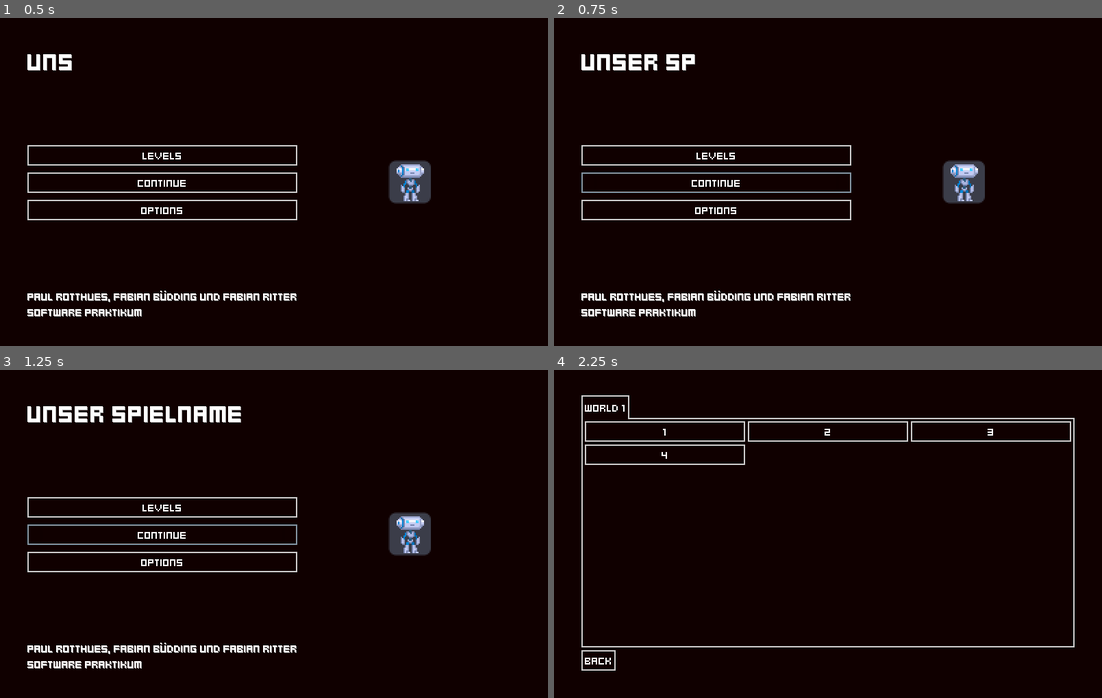
Above: before the commit, frames 1-4 (two rows, left to right).
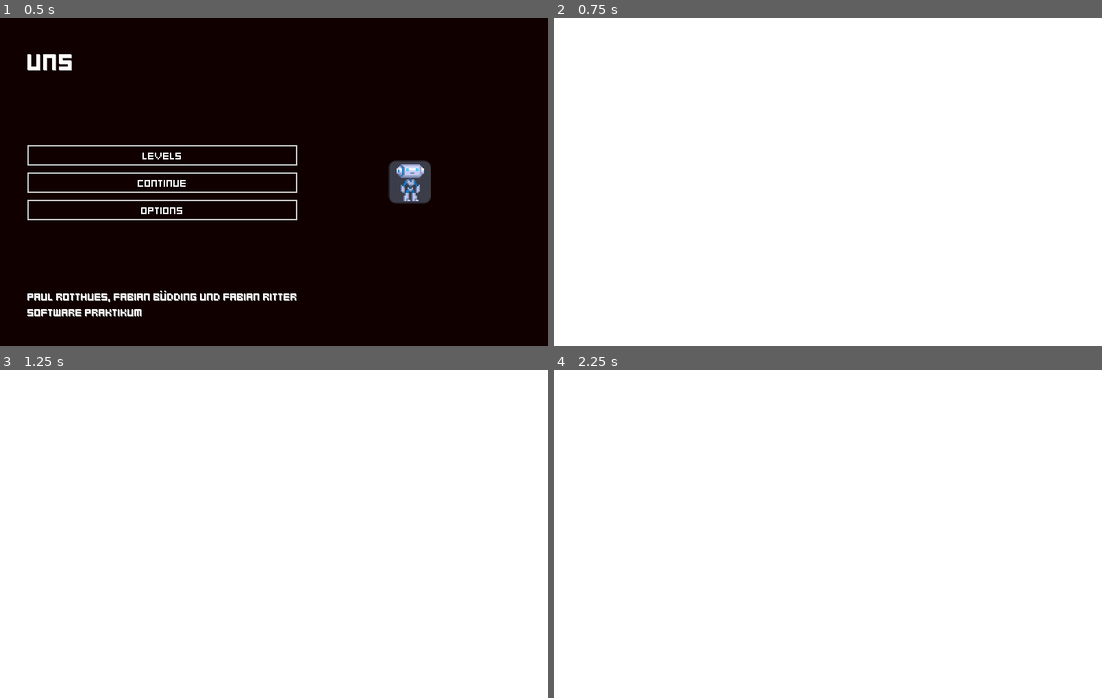
Above: after the commit, the same moments.

Repository: p-rott/Platformer
Game: Godot game, scene res://src/Startscreen/Startscreen.tscn
Same seed, same stepped clock (60 frames per second), same inputs: the game is played once before the commit and once after it.
Inputs (mouse positions are in pixels of both pictures, inside the frame that each line leads up to):
- Up to frame 1 (0.5 s): no input
- Up to frame 2 (0.75 s): click "Continue" at 0.5 s
- Up to frame 3 (1.25 s): no input
- Up to frame 4 (2.25 s): click (718, 534) at 1.25 s, where only the run before the commit has a clickable "Continue"; click (718, 507) at 2 s, where only the run before the commit has a clickable "Levels"

Frame 1 is identical in both runs. In frame 2, 99% of the frame differs, in the area x 0-100%, y 0-100%; in frame 3, 98%; in frame 4, 100%.

Commit message:
added level switch and end screen beta

Diff:
--- a/src/Actors/Player.gd
+++ b/src/Actors/Player.gd
@@ -33,6 +33,7 @@
 onready var sprite = $Sprite
 onready var trail = $Trail
 onready var puff = $Puff
+
 func _ready():
 	coyote_time_s = coyote_time_ms / 1000.0
 	var camera: Camera2D = $Camera
--- a/src/Autoload/Global.gd
+++ b/src/Autoload/Global.gd
@@ -24,6 +24,7 @@
 	get_node("/root").add_child(startscreen.instance())
 
 func goto_scene(path): # Game requests to switch to this scene.
+	print("goto_scene(path):" + path)
 	var root = get_tree().get_root()
 	current_scene = root.get_child(root.get_child_count() - 1)
 	loader = ResourceLoader.load_interactive(path)
@@ -31,12 +32,9 @@
 		#loader.show_error()
 		return
 	set_process(true)
-
 	current_scene.queue_free() # Get rid of the old scene.
-
 	# Start your "loading..." animation.
 	get_node("/root").add_child(loadingscreen.instance())
-
 	wait_frames = 1
 
 func _process(_time):
@@ -64,7 +62,7 @@
 		elif err == OK:
 			update_progress()
 		else: # Error during loading.
-			#show_error()
+			print("Error loading scene")
 			loader = null
 			break
 
--- a/src/Level/Level.gd
+++ /dev/null
@@ -1,15 +0,0 @@
-extends Node2D
-
-const LIMIT_LEFT = -315
-const LIMIT_TOP = -250
-const LIMIT_RIGHT = 955
-const LIMIT_BOTTOM = 690
-
-func _ready():
-	for child in get_children():
-		if child is Player:
-			var camera = child.get_node("Camera")
-			camera.limit_left = LIMIT_LEFT
-			camera.limit_top = LIMIT_TOP
-			camera.limit_right = LIMIT_RIGHT
-			camera.limit_bottom = LIMIT_BOTTOM
--- a/src/Level/Level.tscn
+++ b/src/Level/Level.tscn
@@ -4,14 +4,32 @@
 [ext_resource path="res://src/Actors/Enemy.tscn" type="PackedScene" id=2]
 [ext_resource path="res://src/Platforms/Platform.tscn" type="PackedScene" id=3]
 [ext_resource path="res://src/Objects/Coin.tscn" type="PackedScene" id=4]
-[ext_resource path="res://src/Level/Level.gd" type="Script" id=5]
 [ext_resource path="res://assets/art/platforms/moving_platform.png" type="Texture" id=6]
 [ext_resource path="res://src/Level/ParallaxBackground.tscn" type="PackedScene" id=7]
 [ext_resource path="res://assets/audio/music/music.ogg" type="AudioStream" id=8]
 [ext_resource path="res://src/Level/Music.gd" type="Script" id=9]
 
-[sub_resource type="Animation" id=1]
-resource_name = "move"
+[sub_resource type="GDScript" id=1]
+script/source = "extends Node2D
+
+const LIMIT_LEFT = -315
+const LIMIT_TOP = -250
+const LIMIT_RIGHT = 955
+const LIMIT_BOTTOM = 690
+
+func _ready():
+	for child in get_children():
+		if child is Player:
+			var camera = child.get_node(\"Camera\")
+			camera.limit_left = LIMIT_LEFT
+			camera.limit_top = LIMIT_TOP
+			camera.limit_right = LIMIT_RIGHT
+			camera.limit_bottom = LIMIT_BOTTOM
+
+
+"
+
+[sub_resource type="Animation" id=2]
 length = 4.0
 loop = true
 tracks/0/type = "value"
@@ -45,7 +63,7 @@
 
 [node name="Level" type="Node2D"]
 pause_mode = 1
-script = ExtResource( 5 )
+script = SubResource( 1 )
 
 [node name="TileMap" type="TileMap" parent="."]
 tile_set = ExtResource( 1 )
@@ -216,7 +234,7 @@
 [node name="AnimationPlayer" type="AnimationPlayer" parent="Platforms/Platform"]
 autoplay = "move"
 playback_process_mode = 0
-anims/move = SubResource( 1 )
+anims/move = SubResource( 2 )
 
 [node name="Platform2" parent="Platforms" instance=ExtResource( 3 )]
 position = Vector2( -47, 80 )
--- a/src/Level/LevelPreset.gd
+++ b/src/Level/LevelPreset.gd
@@ -9,6 +9,7 @@
 onready var player = $Player
 onready var playerSpawn = $ControlNodes/PlayerSpawn
 onready var pauseMenu = $CanvasLayer/PauseMenu
+onready var levelEndscreen = $CanvasLayer/LevelEndscreen
 
 var attemptStartTime : int
 var attemptEndTime : int
@@ -45,3 +46,12 @@
 
 func playerGoal():
 	attemptEndTime = OS.get_ticks_msec()
+	levelEndscreen.open()
+
+#overriden in each level
+func nextLevel():
+	pass
+
+func gotToMainMenu():
+	levelEndscreen.hide()
+	Global.goto_startscreen()
--- a/src/Level/LevelPreset.tscn
+++ b/src/Level/LevelPreset.tscn
@@ -10,6 +10,7 @@
 [ext_resource path="res://src/Traps/Killbox.gd" type="Script" id=8]
 [ext_resource path="res://assets/art/tileset/warped city files/demo/assets/atlas/atlas.png" type="Texture" id=9]
 [ext_resource path="res://src/UserInterface/PauseMenu.tscn" type="PackedScene" id=10]
+[ext_resource path="res://src/UserInterface/LevelEndscreen.tscn" type="PackedScene" id=11]
 
 [sub_resource type="ConvexPolygonShape2D" id=1]
 points = PoolVector2Array( 16, 16, 0, 16, 0, 0, 16, 0 )
@@ -680,3 +681,6 @@
 
 [node name="PauseMenu" parent="CanvasLayer" instance=ExtResource( 10 )]
 visible = false
+
+[node name="LevelEndscreen" parent="CanvasLayer" instance=ExtResource( 11 )]
+visible = false
--- /dev/null
+++ b/src/Level/areas/1/Roof0.gd
@@ -0,0 +1,4 @@
+extends Level
+
+func nextLevel():
+	Global.goto_scene("res://src/Level/areas/1/Roof1.tscn")
--- a/src/Level/areas/1/Roof0.tscn
+++ b/src/Level/areas/1/Roof0.tscn
@@ -1,15 +1,17 @@
-[gd_scene load_steps=3 format=2]
+[gd_scene load_steps=4 format=2]
 
 [ext_resource path="res://src/Level/LevelPreset.tscn" type="PackedScene" id=1]
 [ext_resource path="res://src/Traps/SparkTrap.tscn" type="PackedScene" id=2]
+[ext_resource path="res://src/Level/areas/1/Roof0.gd" type="Script" id=3]
 
 [node name="Roof0" instance=ExtResource( 1 )]
+script = ExtResource( 3 )
 
 [node name="PlayerGoal" parent="ControlNodes" index="0"]
 position = Vector2( 83.2449, -76.9815 )
 
 [node name="PlayerSpawn" parent="ControlNodes" index="1"]
-position = Vector2( 71.9596, 541.529 )
+position = Vector2( 497.96, -90.471 )
 
 [node name="Level" parent="." index="2"]
 tile_data = PoolIntArray( -1179602, 9, 0, -1179595, 6, 0, -1048584, 9, 0, -1114111, 6, 0, -1114109, 0, 0, -1114108, 0,  …(8637 unchanged characters)…
--- /dev/null
+++ b/src/Level/areas/1/Roof1.gd
@@ -0,0 +1,4 @@
+extends Level
+
+func nextLevel():
+	Global.goto_scene("res://src/Level/areas/1/Roof2.tscn")
--- a/src/Level/areas/1/Roof1.tscn
+++ b/src/Level/areas/1/Roof1.tscn
@@ -1,11 +1,13 @@
-[gd_scene load_steps=5 format=2]
+[gd_scene load_steps=6 format=2]
 
 [ext_resource path="res://src/Level/LevelPreset.tscn" type="PackedScene" id=1]
 [ext_resource path="res://src/Traps/LaserEmitter.tscn" type="PackedScene" id=2]
 [ext_resource path="res://src/Traps/LaserEmitterGroup.tscn" type="PackedScene" id=3]
 [ext_resource path="res://src/Traps/SparkTrap.tscn" type="PackedScene" id=4]
+[ext_resource path="res://src/Level/areas/1/Roof1.gd" type="Script" id=5]
 
 [node name="Roof1" instance=ExtResource( 1 )]
+script = ExtResource( 5 )
 
 [node name="PlayerGoal" parent="ControlNodes" index="0"]
 position = Vector2( 816.893, 676.592 )
--- /dev/null
+++ b/src/Level/areas/1/Roof2.gd
@@ -0,0 +1,4 @@
+extends Level
+
+func nextLevel():
+	Global.goto_startscreen()
--- a/src/Level/areas/1/Roof2.tscn
+++ b/src/Level/areas/1/Roof2.tscn
@@ -1,10 +1,12 @@
-[gd_scene load_steps=4 format=2]
+[gd_scene load_steps=5 format=2]
 
 [ext_resource path="res://src/Level/LevelPreset.tscn" type="PackedScene" id=1]
 [ext_resource path="res://src/Traps/LaserEmitterGroup.tscn" type="PackedScene" id=2]
 [ext_resource path="res://src/Traps/LaserEmitter.tscn" type="PackedScene" id=3]
+[ext_resource path="res://src/Level/areas/1/Roof2.gd" type="Script" id=4]
 
 [node name="Roof2" instance=ExtResource( 1 )]
+script = ExtResource( 4 )
 
 [node name="PlayerGoal" parent="ControlNodes" index="0"]
 position = Vector2( 90.813, -76.9815 )
@@ -18,12 +20,6 @@
 [node name="Decoration" parent="." index="3"]
 z_index = -2
 tile_data = PoolIntArray( -1179600, 3, 0, -1179599, 3, 0, -1179598, 3, 0, -1179597, 3, 0, -1179596, 3, 0, -1048582, 3,  …(28487 unchanged characters)…
-
-[node name="ParallaxBackground" parent="." index="4"]
-offset = Vector2( 0, -130 )
-scale = Vector2( 1, 1.5 )
-transform = Transform2D( 1, 0, 0, 1.5, 0, -130 )
-scroll_base_scale = Vector2( 0.1, 0.1 )
 
 [node name="LaserEmitterGroup" parent="Traps" index="0" instance=ExtResource( 2 )]
 position = Vector2( -15.5992, -7.48016 )
--- a/src/Levelchooser/Levelchooser.gd
+++ b/src/Levelchooser/Levelchooser.gd
@@ -1,8 +1,8 @@
 extends ColorRect
 var worlds : Dictionary = {}
+
 func _ready():
 	dir_worlds("res://src/Level/areas")
-
 
 func _on_Back_pressed():
 	Global.goto_startscreen()
@@ -25,17 +25,19 @@
 			file_name = dir.get_next()
 	else:
 		print("An error occurred when trying to access the path.")
+
 func dir_levels(path, world):
 	var dir = Directory.new()
 	var levelCount = 1
 	if dir.open(path+"/"+world) == OK:
 		dir.list_dir_begin()
 		var file_name = dir.get_next()
+		print(file_name)
 		while file_name != "":
 			if dir.current_is_dir():
 				if not (file_name == "." or file_name ==".."):
 					pass
-			else:
+			elif file_name.ends_with(".tscn"):
 				var level = $"Template Button".duplicate() as Button
 				level.levelpath = path+"/"+world+"/"+file_name
 				level.set_text(String(levelCount))
--- a/src/Levelchooser/templateButton.gd
+++ b/src/Levelchooser/templateButton.gd
@@ -1,10 +1,5 @@
 extends Button
 var levelpath
-func _ready():
-	pass
-
 
 func _on_pressed():
-	#print(levelpath)
 	Global.goto_scene(levelpath)
-	pass # Replace with function body.
--- a/src/Startscreen/Startscreen.gd
+++ b/src/Startscreen/Startscreen.gd
@@ -1,13 +1,7 @@
 extends ColorRect
 
-func _ready():
-	pass
-
-
-# add code here to continue last level
 func _on_Continue_pressed():
-	Global.goto_scene("res://src/Level/areas/1/Level1.tscn")
-
+	Global.goto_scene("res://src/Level/areas/1/Roof0.tscn")
 
 func _on_Levels_pressed():
 	Global.goto_levelchooser()
--- /dev/null
+++ b/src/UserInterface/LevelEndscreen.gd
@@ -0,0 +1,21 @@
+extends Control
+
+onready var resumeButton = $VBoxContainer/ResumeButton
+
+func _on_ResumeButton_pressed():
+	get_tree().paused = false
+	get_parent().get_parent().nextLevel()
+
+func _on_QuitButton_pressed():
+	get_tree().paused = false
+	get_parent().get_parent().gotToMainMenu()
+
+func _ready():
+	visible = false
+
+func close():
+	visible = false
+
+func open():
+	visible = true
+	get_tree().paused = true
--- /dev/null
+++ b/src/UserInterface/LevelEndscreen.tscn
@@ -0,0 +1,66 @@
+[gd_scene load_steps=3 format=2]
+
+[ext_resource path="res://assets/theme/MainTheme.tres" type="Theme" id=1]
+[ext_resource path="res://src/UserInterface/LevelEndscreen.gd" type="Script" id=2]
+
+[node name="LevelEndscreen" type="Control"]
+pause_mode = 2
+anchor_right = 1.0
+anchor_bottom = 1.0
+theme = ExtResource( 1 )
+script = ExtResource( 2 )
+__meta__ = {
+"_edit_use_anchors_": false
+}
+
+[node name="ColorRect" type="ColorRect" parent="."]
+anchor_right = 1.0
+anchor_bottom = 1.0
+color = Color( 0, 0, 0, 0.211765 )
+__meta__ = {
+"_edit_use_anchors_": false
+}
+
+[node name="VBoxContainer" type="VBoxContainer" parent="."]
+anchor_left = 0.5
+anchor_top = 0.5
+anchor_right = 0.5
+anchor_bottom = 0.5
+margin_left = -87.0
+margin_top = -125.0
+margin_right = 87.0
+margin_bottom = 126.0
+alignment = 1
+__meta__ = {
+"_edit_use_anchors_": false
+}
+
+[node name="Label" type="Label" parent="VBoxContainer"]
+margin_top = 59.0
+margin_right = 174.0
+margin_bottom = 79.0
+text = "Level beaten!"
+align = 1
+
+[node name="Label2" type="Label" parent="VBoxContainer"]
+margin_top = 83.0
+margin_right = 174.0
+margin_bottom = 103.0
+text = "Level beaten!"
+align = 1
+
+[node name="ResumeButton" type="Button" parent="VBoxContainer"]
+margin_top = 107.0
+margin_right = 174.0
+margin_bottom = 147.0
+rect_min_size = Vector2( 0, 40 )
+text = "Next Level"
+
+[node name="QuitButton" type="Button" parent="VBoxContainer"]
+margin_top = 151.0
+margin_right = 174.0
+margin_bottom = 191.0
+rect_min_size = Vector2( 0, 40 )
+text = "Main Menu"
+[connection signal="pressed" from="VBoxContainer/ResumeButton" to="." method="_on_ResumeButton_pressed"]
+[connection signal="pressed" from="VBoxContainer/QuitButton" to="." method="_on_QuitButton_pressed"]
Not shown: 2 places in src/Level/Level.tscn that only renumber resources
Not shown: 1 places in src/Level/LevelPreset.tscn that only renumber resources
